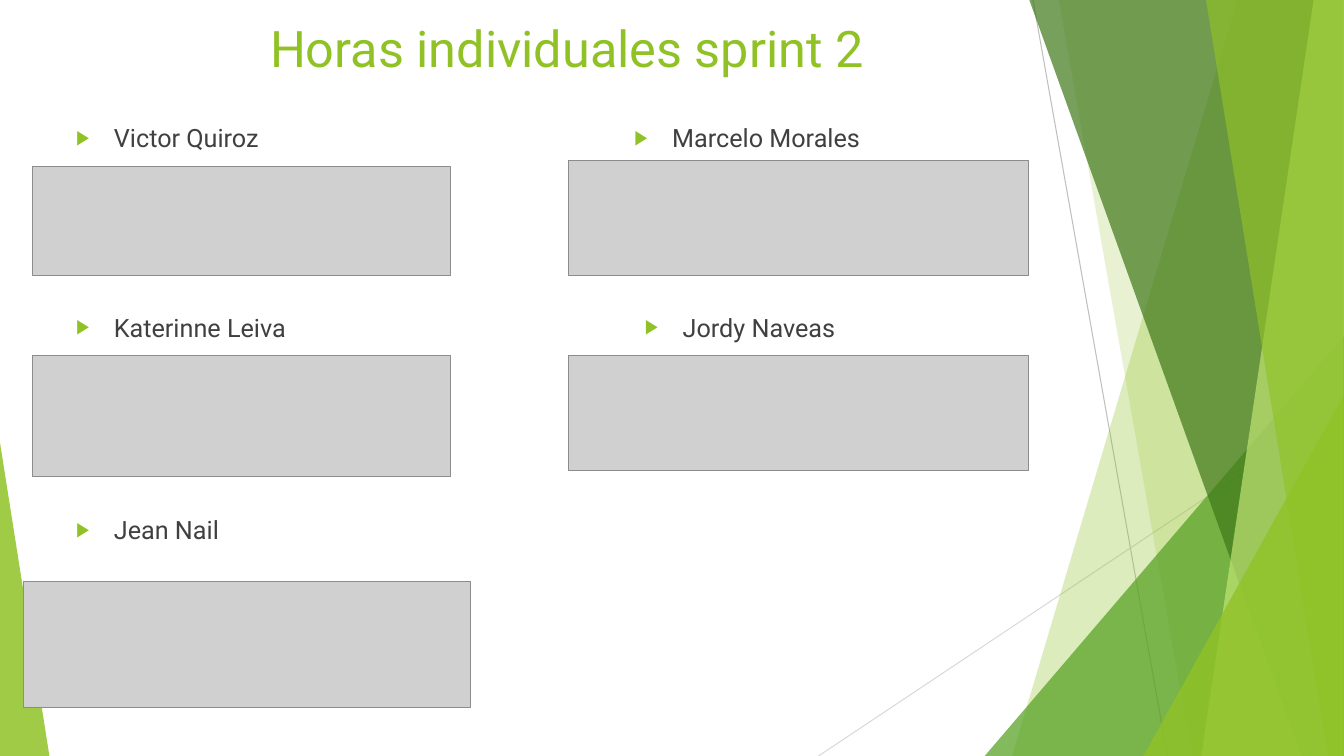
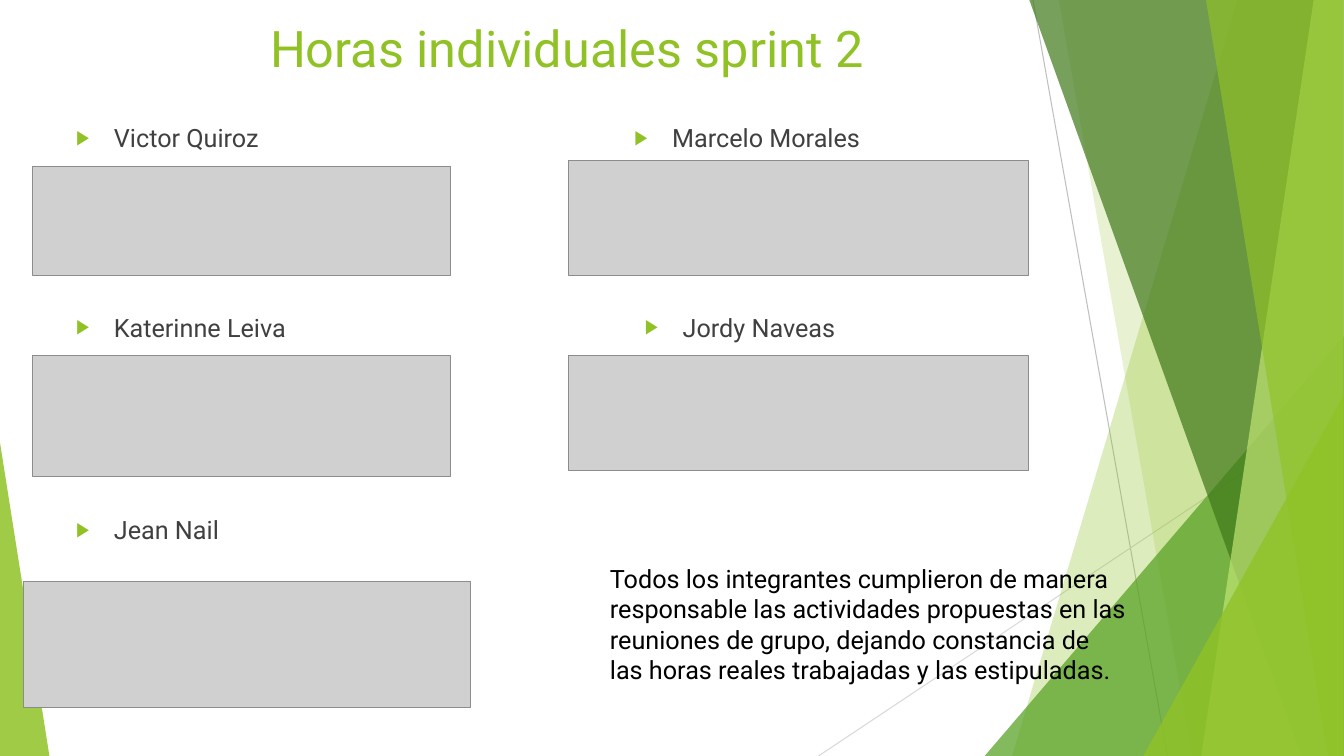
Before and after one commit to vicquiroz/SlimeSmasher, a slide deck: slide 6 of burndown y trabajo de equipo/Sprint 2 Finalizado/Presentacion Sprint 2.pptx. Drawn at 1344x756 pixels with LibreOffice and Linux fonts; fonts in the diff are those of the drawing; grey boxes stand for pictures. Boxes give left, top, right and bottom in pixels: in the first picture for what was removed or moved away, otherwise in the second. Text is boxed around its words. In the diff, an @@ line names an element or a change of style, - is before the commit and + after.

Commit message:
actualización presentación sprint 2
Cambios en conclusiones y actividades generales, se define más aún lo logrado.

```diff
--- a/burndown y trabajo de equipo/Sprint 2 Finalizado/Presentacion Sprint 2.pptx
+++ b/burndown y trabajo de equipo/Sprint 2 Finalizado/Presentacion Sprint 2.pptx
@@ text added at box(610, 565, 1126, 685), 18 pt, text #000000 @@
+Todos los integrantes cumplieron de manera responsable las actividades propuestas en las reuniones de grupo, dejando constancia de las horas reales trabajadas y las estipuladas.
```
Also in this commit, not shown: 8 other slides changed.
